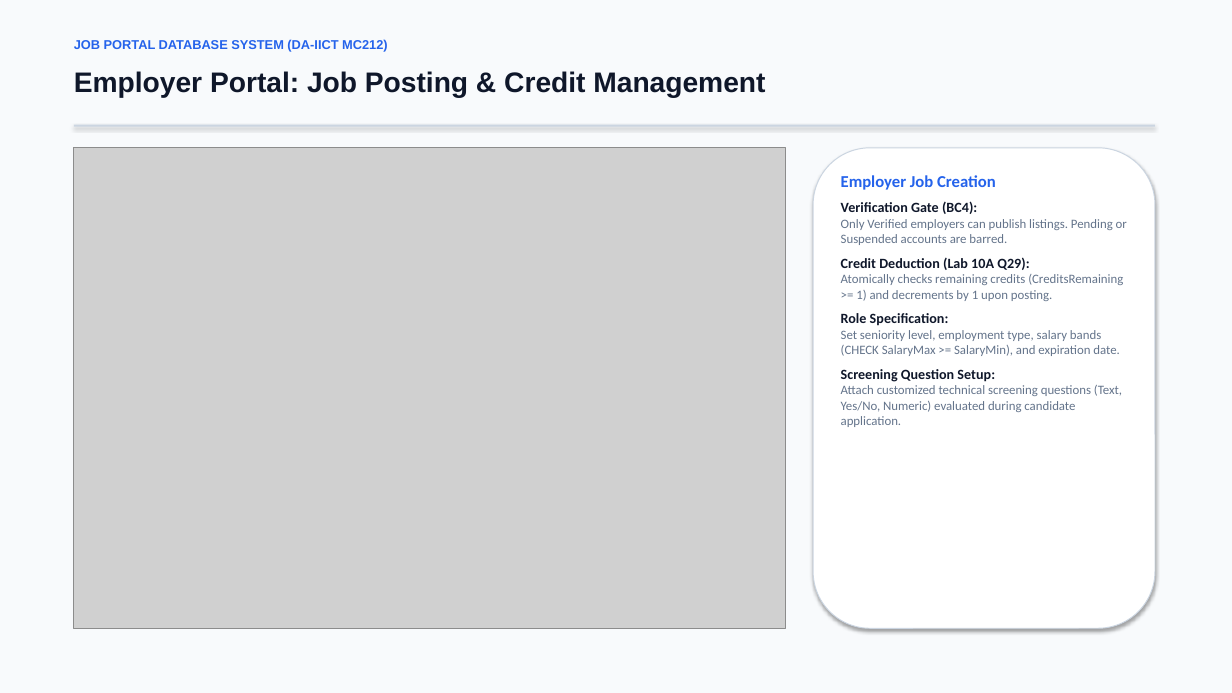
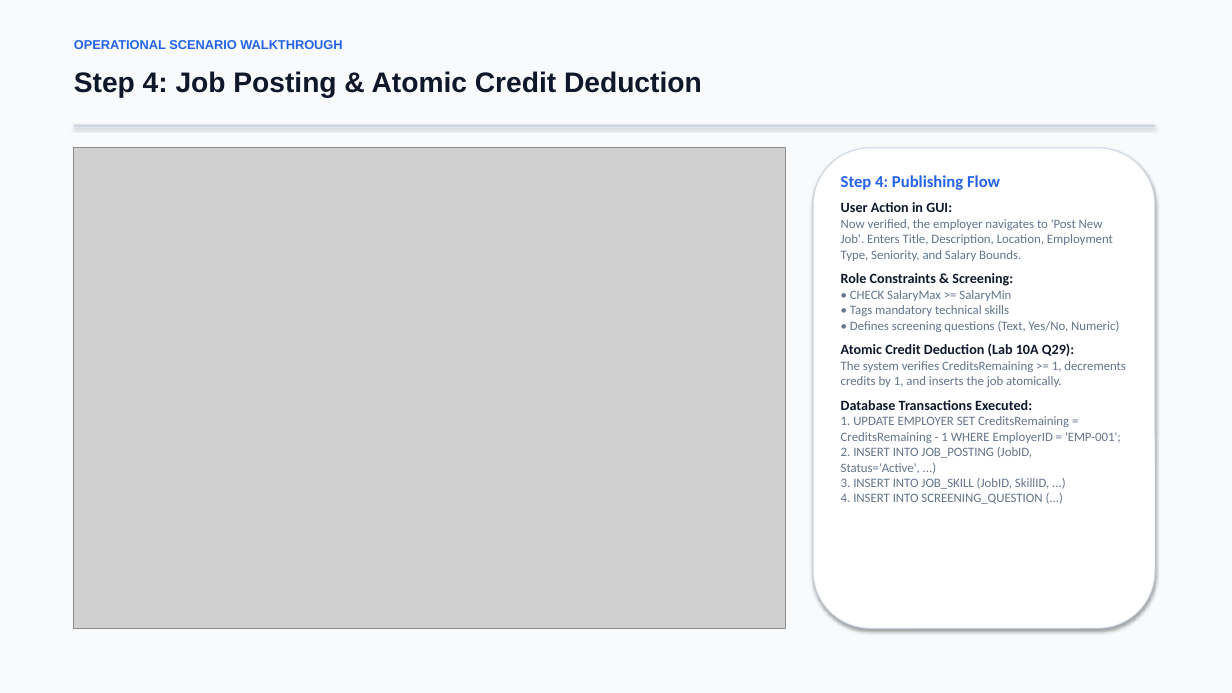
Before and after one commit to jainil0277/job-portal-dbms, a slide deck: slide 9 of docs/Team-9_202503016_Presentation.pptx (slide 7 before the commit). Drawn at 1232x693 pixels with LibreOffice and Linux fonts; fonts in the diff are those of the drawing; grey boxes stand for pictures. Boxes give left, top, right and bottom in pixels: in the first picture for what was removed or moved away, otherwise in the second. Text is boxed around its words. In the diff, an @@ line names an element or a change of style, - is before the commit and + after.

Commit message:
feat: add 10-minute presentation scenario walkthrough with images and database reflection

```diff
--- a/docs/Team-9_202503016_Presentation.pptx
+++ b/docs/Team-9_202503016_Presentation.pptx
@@ text at box(74, 40, 342, 49): text changed @@
-JOB PORTAL DATABASE SYSTEM (DA-IICT MC212)
+OPERATIONAL SCENARIO WALKTHROUGH
@@ text at box(74, 71, 702, 98): text changed @@
-Employer Portal: Job Posting & Credit Management
+Step 4: Job Posting & Atomic Credit Deduction
@@ text at box(841, 175, 1126, 504): text changed @@
-Employer Job Creation
-Verification Gate (BC4):
-Only Verified employers can publish listings. Pending or Suspended accounts are barred.
-Credit Deduction (Lab 10A Q29):
-Atomically checks remaining credits (CreditsRemaining >= 1) and decrements by 1 upon posting.
-Role Specification:
-Set seniority level, employment type, salary bands (CHECK SalaryMax >= SalaryMin), and expiration date.
-Screening Question Setup:
-Attach customized technical screening questions (Text, Yes/No, Numeric) evaluated during candidate application.
+Step 4: Publishing Flow
+User Action in GUI:
+Now verified, the employer navigates to 'Post New Job'. Enters Title, Description, Location, Employment Type, Seniority, and Salary Bounds.
+Role Constraints & Screening:
+• CHECK SalaryMax >= SalaryMin
+• Tags mandatory technical skills
+• Defines screening questions (Text, Yes/No, Numeric)
+Atomic Credit Deduction (Lab 10A Q29):
+The system verifies CreditsRemaining >= 1, decrements credits by 1, and inserts the job atomically.
+Database Transactions Executed:
+1. UPDATE EMPLOYER SET CreditsRemaining = CreditsRemaining - 1 WHERE EmployerID = 'EMP-001';
+2. INSERT INTO JOB_POSTING (JobID, Status='Active', ...)
+3. INSERT INTO JOB_SKILL (JobID, SkillID, ...)
+4. INSERT INTO SCREENING_QUESTION (...)
```
Also in this commit, not shown: 7 other slides changed, 5 slides added, 1 slide removed, 4 other files.
